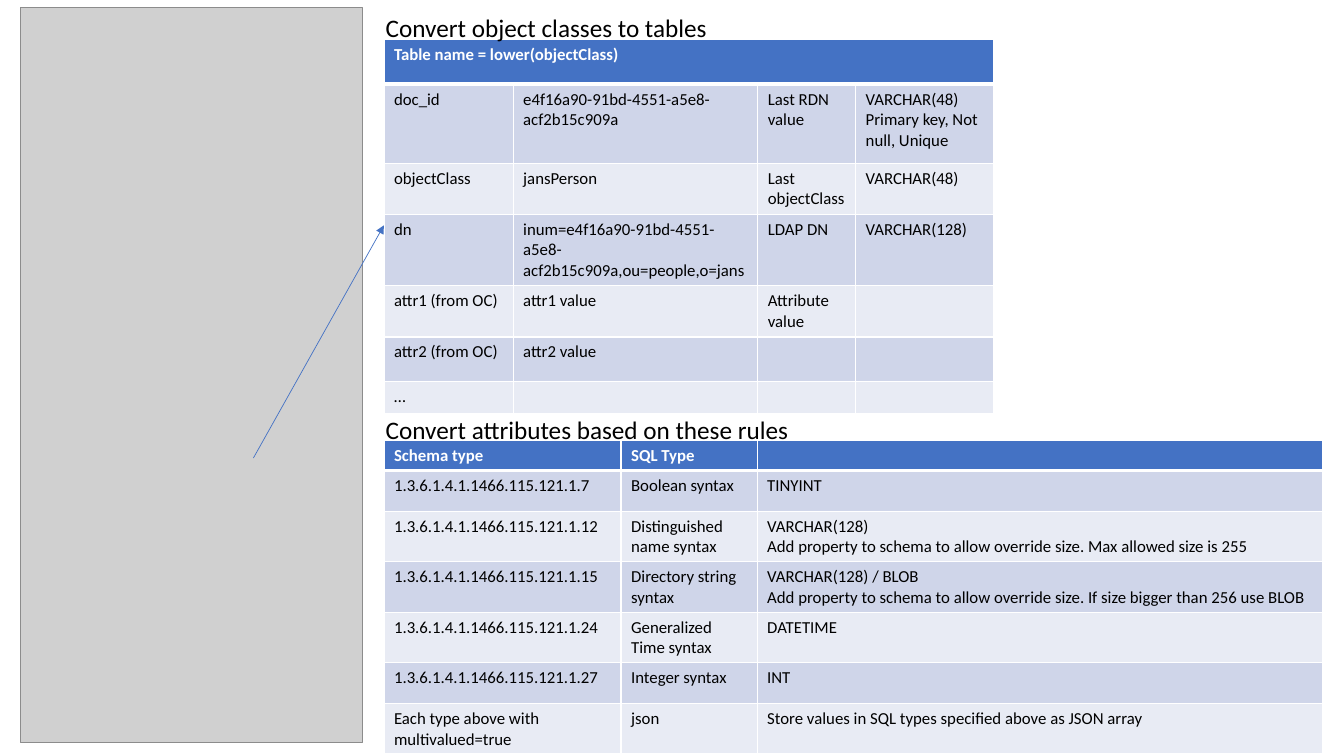
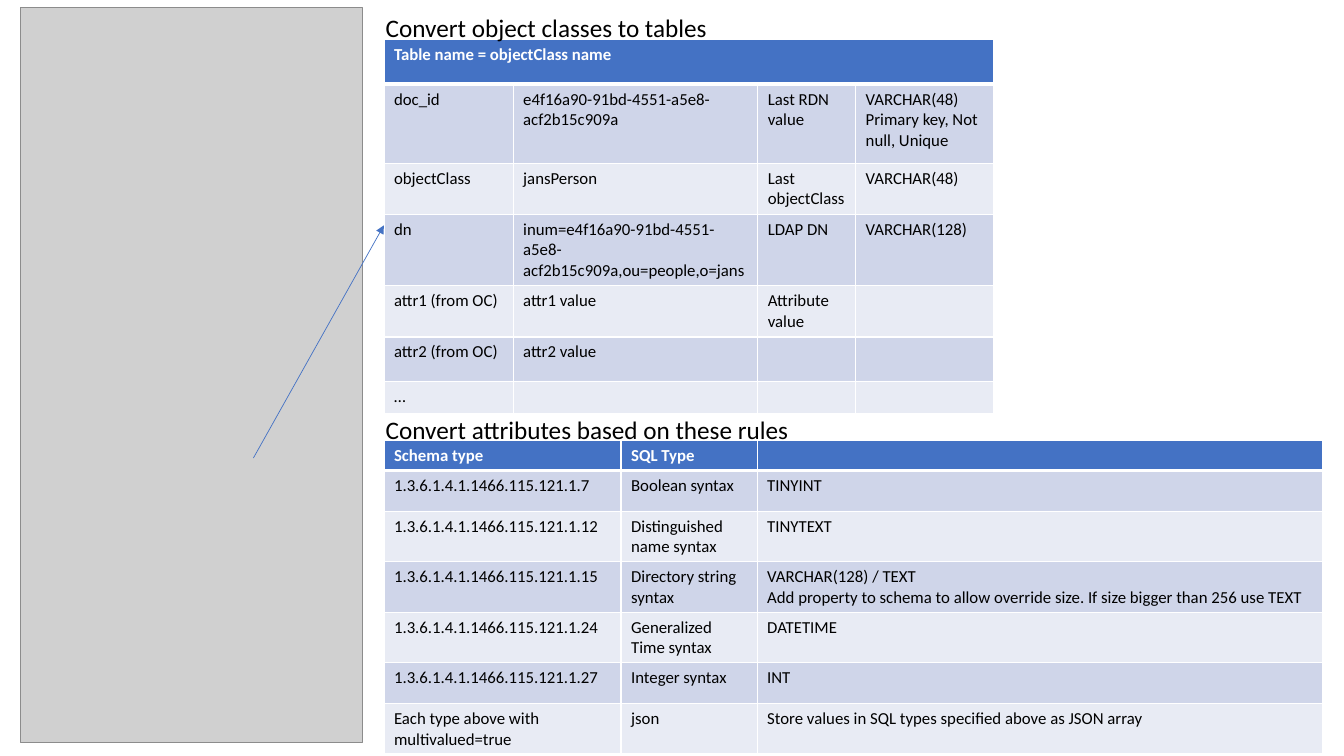
Before and after one commit to duttarnab/jans-orm, a slide deck: slide 1 of sql/docs/Schema to SQL mapping.pptx. Drawn at 1344x756 pixels with LibreOffice and Linux fonts; fonts in the diff are those of the drawing; grey boxes stand for pictures. Boxes give left, top, right and bottom in pixels: in the first picture for what was removed or moved away, otherwise in the second. Text is boxed around its words. In the diff, an @@ line names an element or a change of style, - is before the commit and + after.

```diff
--- a/sql/docs/Schema to SQL mapping.pptx
+++ b/sql/docs/Schema to SQL mapping.pptx
@@ table at box(384, 39, 994, 411) @@
-row 1, column 1: Table name = lower(objectClass)
+row 1, column 1: Table name = objectClass name
@@ table at box(384, 441, 1323, 754) @@
-row 3, column 3: VARCHAR(128) / Add property to schema to allow override size. Max allowed size is 255
+row 3, column 3: TINYTEXT
-row 4, column 3: VARCHAR(128) / BLOB / Add property to schema to allow override size. If size bigger than 256 use BLOB
+row 4, column 3: VARCHAR(128) / TEXT / Add property to schema to allow override size. If size bigger than 256 use TEXT
```
Also in this commit, not shown: 17 other files.
